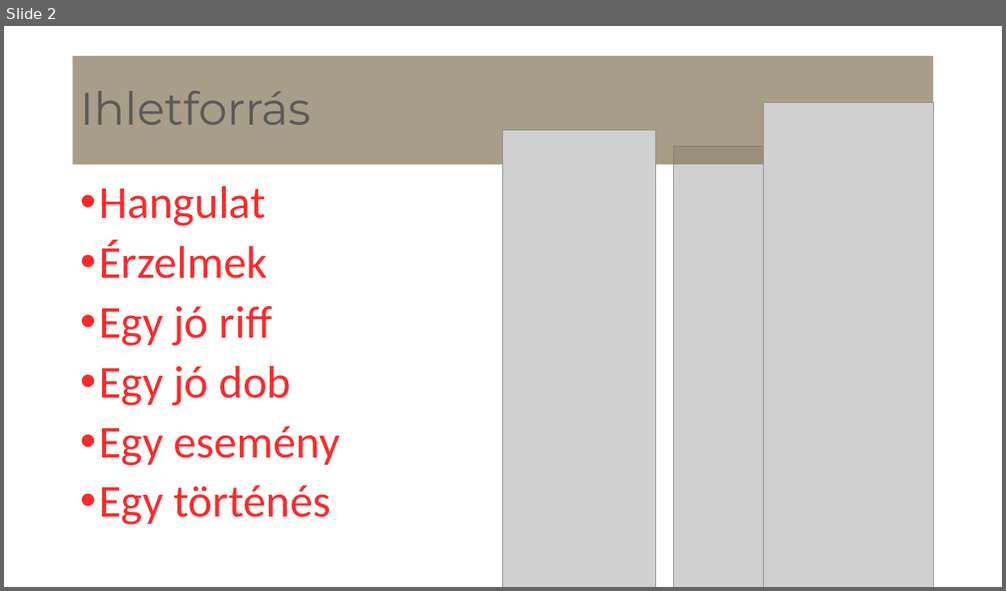
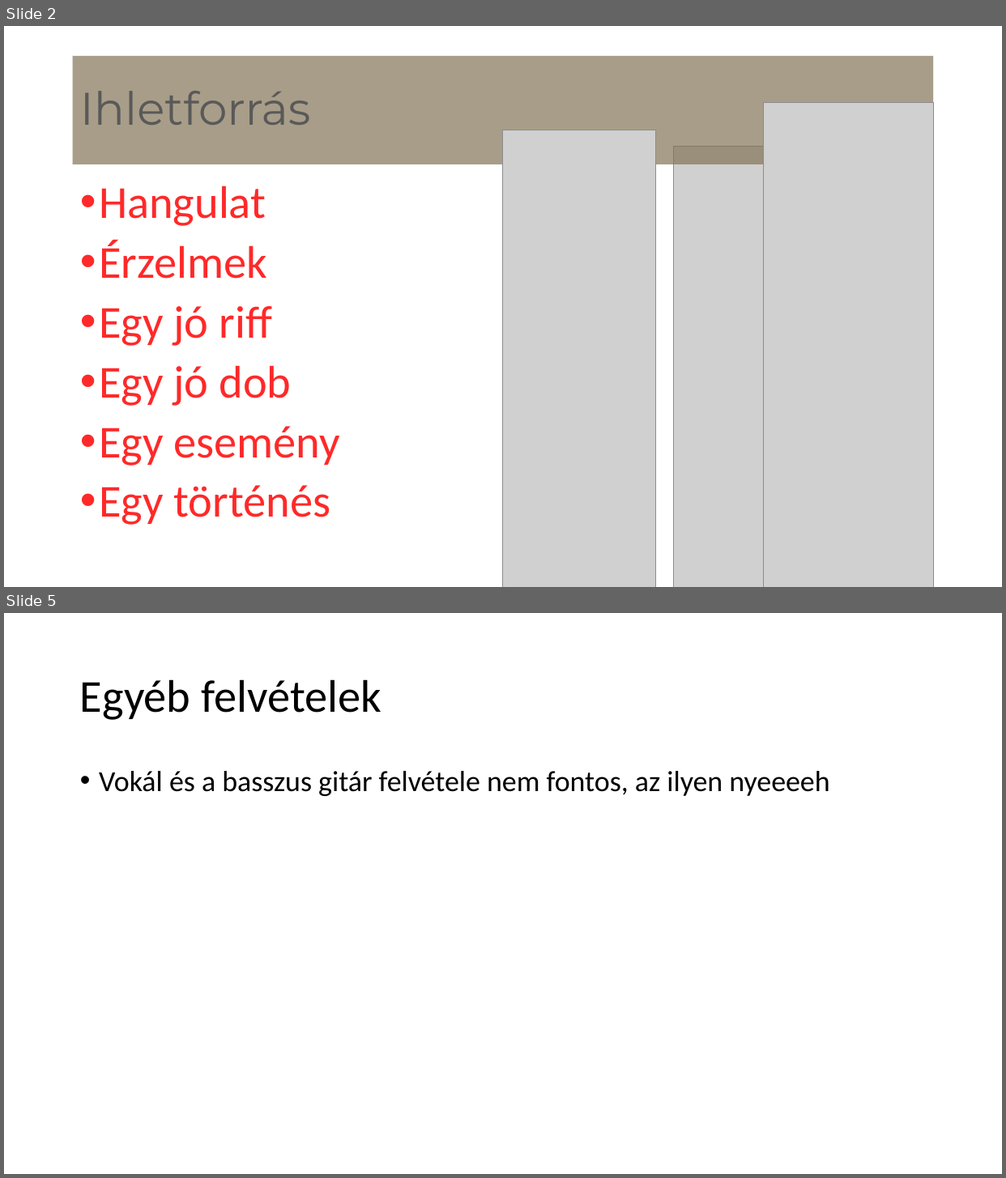
Before and after one commit to ellenaron/zenekeszites, a slide deck: zenekeszites.pptx. Shown one above the other, each under a label of ours: slide 2 before the commit, slides 2 and 5 after it; the slides between them are not shown. The pictures are 1006x591 and 1006x1178 pixels, drawn with LibreOffice and Linux fonts; fonts in the diff are those of the drawing; grey boxes stand for pictures; background and template pictures are left out. Boxes give left, top, right and bottom in pixels: in the first picture for what was removed or moved away, otherwise in the second. Text is boxed around its words. In the diff, an @@ line names an element or a change of style, - is before the commit and + after.

```diff
--- a/zenekeszites.pptx
+++ b/zenekeszites.pptx
@@ slide 5 added at (x1=4, y1=613, x2=1002, y2=1174), background picture (left out) @@
@@ title added at (x1=80, y1=679, x2=381, y2=720), 44 pt, text #000000 @@
+Egyéb felvételek
@@ text added at (x1=99, y1=771, x2=829, y2=796), 28 pt, text #000000 @@
+• Vokál és a basszus gitár felvétele nem fontos, az ilyen nyeeeeh
```
Also in this commit, not shown: 3 other slides added.
